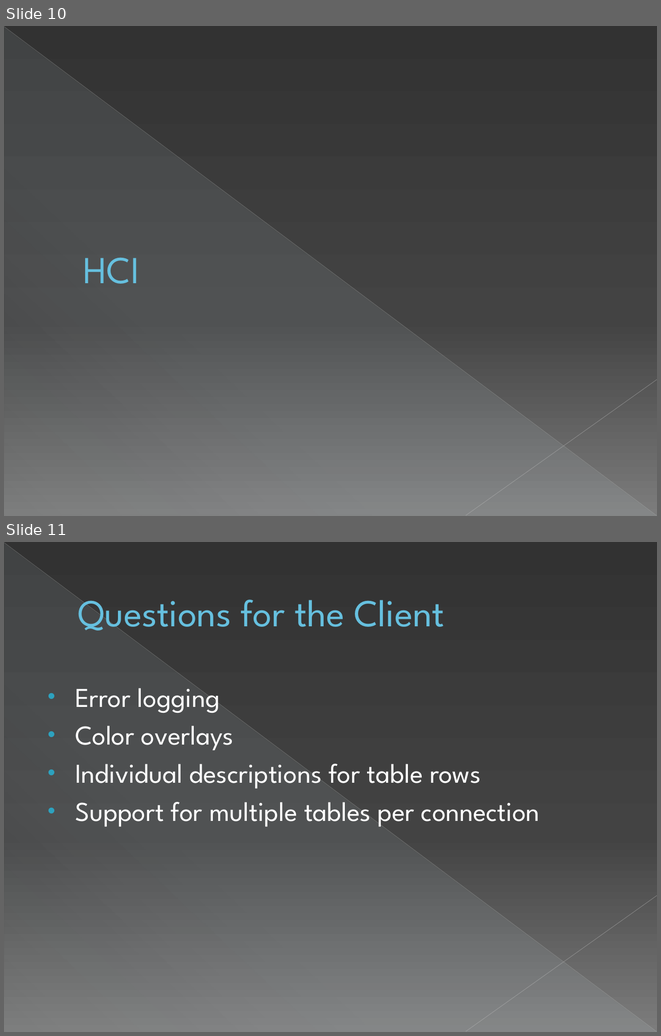
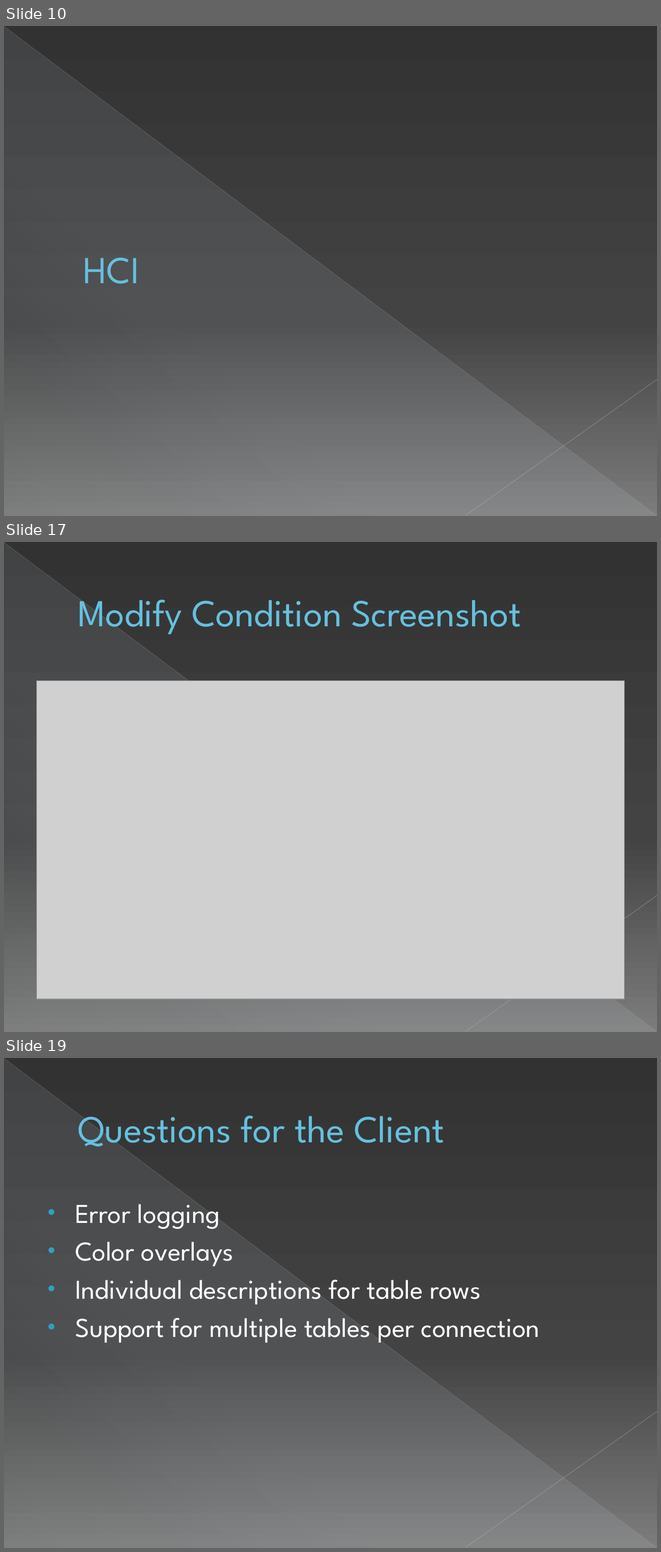
Before and after one commit to sweenr/odbc2kml, a slide deck: docs/ODBC2KML Requrements Meeting.pptx. Shown one above the other, each under a label of ours: slides 10 and 11 before the commit, slides 10, 17 and 19 after it; the slides between them are not shown. The pictures are 661x1036 and 661x1552 pixels, drawn with LibreOffice and Linux fonts; fonts in the diff are those of the drawing; grey boxes stand for pictures. Boxes give left, top, right and bottom in pixels: in the first picture for what was removed or moved away, otherwise in the second. Text is boxed around its words. In the diff, an @@ line names an element or a change of style, - is before the commit and + after.

Commit message:
-Added Screenshots of the system. -Added Screenshots to the requirements powerpoint.

```diff
--- a/docs/ODBC2KML Requrements Meeting.pptx
+++ b/docs/ODBC2KML Requrements Meeting.pptx
@@ slide 17 added at bbox=[4, 542, 657, 1032], background gradient #333333 to #444444 to #7D7D7D; not listed: 3 template elements that a slide beside it also shows @@
@@ title added at bbox=[78, 598, 521, 637], 42 pt, text #66C0E0 @@
+Modify Condition Screenshot
@@ picture added at bbox=[37, 680, 624, 999] @@
@@ what was slide 11 is now slide 19 @@
```
Also in this commit, not shown: 7 other slides added, 5 other files.
